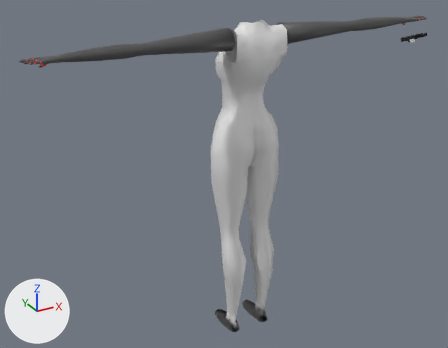
The Blender file char_models/viewport_hand.blend: old version first, new version second.
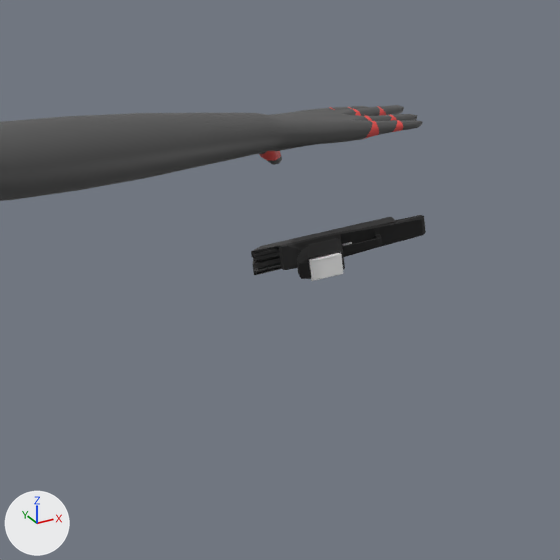
The first picture shows the older version from a 50 mm camera at (-1.26, -2.041, 1.08) aimed at (-0.073, 0.117, 0.001). The close-ups show both versions on the part from 81% to 100% of the width and 0% to 25% of the height of that picture; other places that the commit changed are outside them. Arrows for +X, +Y and +Z are at lower left; the lights stay in place.

Names of what the first close-up shows: 'arms', 'body --noimp', 'mag --noimp', 'slide --noimp'.
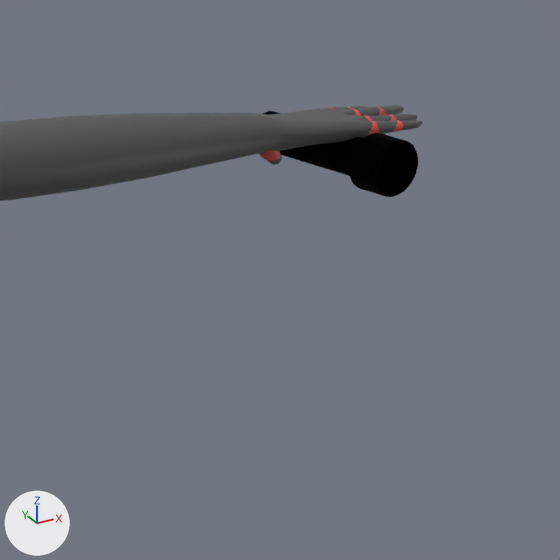
Changed parts and their boxes [x1, y1, x2, y2] in the close-ups (560 x 560 px):
'flashlight --noimp', added (black): after [263, 111, 418, 197]
'body --noimp', hidden (black): before [278, 215, 426, 279]
'slide --noimp', hidden: before [251, 217, 397, 275]
'mag --noimp', hidden: before [309, 253, 343, 281]

What changed in the scene script:
```text
Add mat_metal_001:
    mat_metal_001 = principled_material('metal.001')
    mat_metal_001.base_color = (0.0, 0.0, 0.0)  # black #000000
    mat_metal_001.metallic = 1.0
    mat_metal_001.roughness = 1.0
Add me_cylinder:
    me_cylinder.from_pydata(...)  # 192 vertices, 162 faces; spans x -0.0189..0.0189, y -0.068..0.0654, z -0.0189..0.0189
    me_cylinder.polygons.foreach_set('use_smooth', [True] * 162)
    me_cylinder.materials.append(mat_metal_001)  # black #000000
Change ob_slide___noimp:
    add ob_slide___noimp.hide_set(True)
Change ob_mag___noimp:
    add ob_mag___noimp.hide_set(True)
Change ob_body___noimp:
    add ob_body___noimp.hide_set(True)
Add ob_flashlight___noimp:
    ob_flashlight___noimp = bpy.data.objects.new('flashlight --noimp', me_cylinder)
    ob_flashlight___noimp.location = (0.8155, 0.0015, 0.589)
    ob_flashlight___noimp.rotation_euler = (0.0929, 1.195, 0.00154)  # degrees (5.3, 68, 0.1)
```
